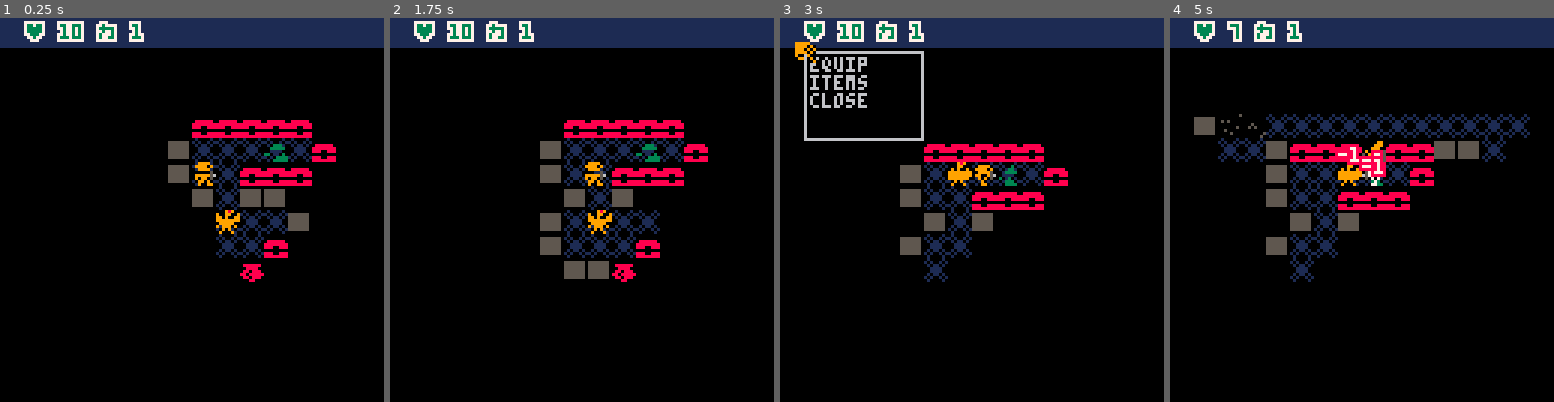
Above: before the commit, frames 1-4 (left to right).
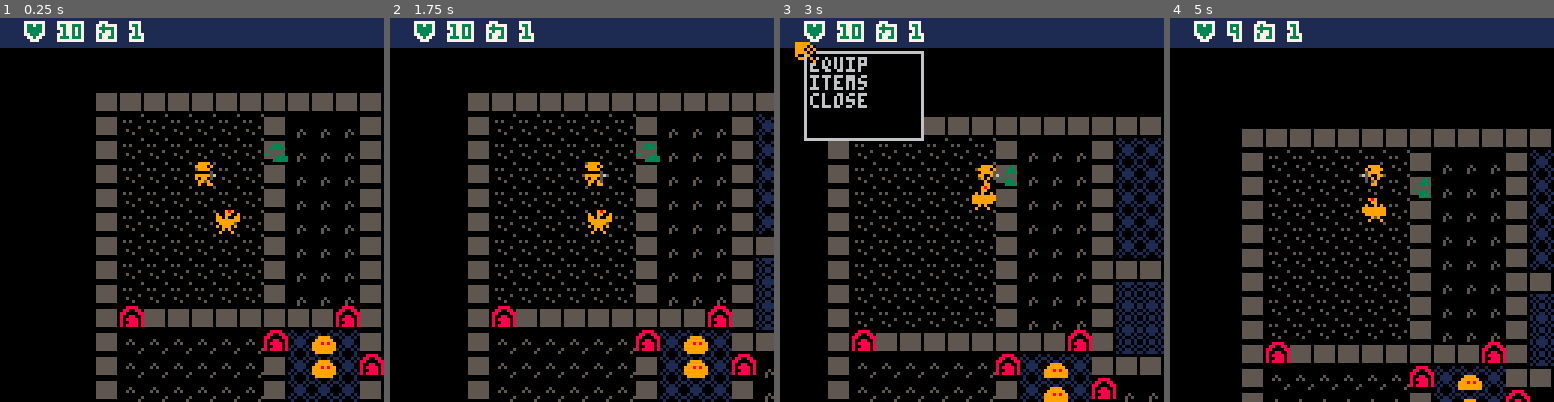
Above: after the commit, the same moments.

Repository: chebastian/picoabyss
Game: PICO-8 cartridge rouge.p8
Same seed, same stepped clock (60 frames per second), same inputs: the game is played once before the commit and once after it.
Inputs:
- Up to frame 1 (0.25 s): no input
- Up to frame 2 (1.75 s): tap X (X key) at 0.33, 1.07 s; tap O (Z key) at 0.7, 1.7 s; hold Right from 1.6 s (still down)
- Up to frame 3 (3 s): tap X (X key) at 1.85, 2.97 s; release Right at 2.1 s; tap O (Z key) at 2.1, 2.5, 2.9 s; hold Up 2.15-2.42 s; hold Right from 2.47 s (still down)
- Up to frame 4 (5 s): release Right at 3.03 s; hold Left 3.08-3.58 s; tap O (Z key) every 0.4 s from 3.3 to 4.9 s; hold Down 3.63-3.97 s; hold Right 4.02-4.68 s; tap X (X key) at 4.08 s; hold Up from 4.73 s (still down)

The runs differ from the first frame. In frame 1, 23% of the frame differs, in the area x 25-100%, y 19-100%; in frame 2, 26%, in the area x 20-100%, y 19-100%; in frame 3, 25%; in frame 4, 26%.

Commit message:
add mapgen

Diff:
--- a/rouge.p8
+++ b/rouge.p8
@@ -26,6 +26,14 @@
 	sfx_door=3
 	initmap()
 	start()
+ genmap()
+end
+
+function genmap()
+ _gen_rct = regen(4,30)
+ _room_idx = 0
+ foreach(_gen_rct,map_rct)
+ map_doors()
 end
 
 function dbg(str)
@@ -478,7 +486,7 @@
   end
  end
 
- blackout()
+-- blackout()
  drw_dmg()
  camera(0,0)
  drw_hud()
@@ -515,7 +523,7 @@
 	 if not line_of_sight(_plyr.pos,p(x,y)) then
   else
    _los[ptoi(p(x,y))]=true
-  	for d in all(dirs) do
+  	for d in all(dir8) do
     _los[ptoi(p(x+d.x,y+d.y))] = true
   	end
   end
@@ -1192,7 +1200,7 @@
  visited[ptoi(_plyr.pos)] = true
 
  local found = {nxt[1]}
- while dpth <= 7 do
+ while dpth <= 2 do
  	dpth+=1
 	 for ite in all(nxt) do
 		 for d in all(dirs) do
@@ -1285,6 +1293,238 @@
 
  return true
 end
+-->8
+-- gen
+
+function go_to_o(lookup,pos,ocp)
+ local cp,cd = min_d_on_map(lookup,pos,ocp)
+ if not cp then
+  return
+ end
+ local path = {p(pos.x+cp.x,pos.y+cp.y)}
+ local nxtp = path[1]
+ while cd > 0 do
+ 	cp,cd = min_d_on_map(lookup,nxtp,ocp)
+ 	local np = p(nxtp.x+cp.x,nxtp.y+cp.y)
+ 	add(path,p(np.x,np.y))
+ 	nxtp = np
+ end
+
+ return path
+end
+
+function min_d_on_map(lookup,pos,ocp)
+-- local lookup = arr_to_tbl(nodes)
+ local mini,mind = -1,999
+ local curd = lookup[ptoi(pos)]
+
+ -- if we are on map our min is our current dist
+ if curd then
+  mind = curd
+ end
+
+ for i=1,#dirs do
+  local nx = pos.x+dirs[i].x
+  local ny = pos.y+dirs[i].y
+
+  local ndist = 999
+  local look_d = lookup[ptoi(p(nx,ny))]
+  -- if lookd_d is on path
+  -- and aint occupied
+  -- and is new low
+  if look_d
+  and ocp[ptoi(p(nx,ny))] == nil
+  and look_d < mind
+  then
+			mini = i
+			mind = look_d
+  end
+ end
+
+ if mini == -1 then
+  return
+ end
+
+ return dirs[mini],mind
+end
+
+function path_between(_a,_b,ocp)
+	local dpth,queue,visited = 0,{},{}
+ visited[ptoi(_a)] = true
+ local nxt = {{po=_a,dst=0}}
+ local found = {{po=_a,dst=0}}
+ local goal_rch = false
+ while not goal_rch do
+ 	dpth+=1
+ 	_dbg[2] = "t:"..dpth
+		 _dbg[4] = "nxt: "..#nxt
+	 for ite in all(nxt) do
+
+		 for d in all(dirs) do
+		 	local nxtp= ite.po
+		  local np = p(nxtp.x+d.x
+		  											,nxtp.y+d.y)
+		  local pi = ptoi(np)
+		  if(chk_solid(np) == false
+					  and ocp[pi] == nil
+					  and visited[pi] == nil)
+		  then
+		   visited[ptoi(np)] = true
+		   add(queue,{po=p(np.x,np.y),dst=dpth})
+		  end
+		 end
+	 end
+
+	 nxt = {}
+	 for q in all(queue) do
+	  add(nxt,
+	  {po=p(q.po.x,q.po.y),
+	   dst=q.dst})
+	  add(found,
+	   {po=p(q.po.x,q.po.y),
+	    dst=q.dst})
+	  if (q.po.x == _b.x
+	  and q.po.y == _b.y) then
+	  	_dbg[5] = "✽ound" .. #found
+	   return found
+	  end
+	 end
+
+	 if #queue == 0 then
+	  _dbg[5] = "not found"
+
+	  return found
+	 end
+
+	 queue = {}
+
+ end
+ return found
+end
+
+-- generate
+
+function add_door(r,hr,existing)
+ local ranx = rnd()
+ local np = {}
+ if not hr then
+     np =
+         p(in_rng(r.x+flr(ranx*r.w),r.x+1,r.x+r.w-1),
+     									r.y+r.h)
+    else
+      np = p(r.x+r.w,
+           in_rng(r.y+flr(ranx*r.h),
+                  r.y+1,r.y+r.h-1))
+    end
+ existing[ptoi(np)] = np
+end
+
+function regen(iter,sz)
+	 reload(0x1000, 0x1000, 0x2000)
+  local w,h = sz,sz
+  local rc = rct(0,0,w,h)
+  local iters = iter
+  local rs = {rc}
+  local cnt = 0
+  _ps = {}
+  while iters > 0 do
+  	local nxt = {}
+   for ir in all(rs) do
+    local hr = iters%2==0
+    local valid = false
+    local retry = 10
+    local nl,nr = {},{}
+    while(not valid) do
+	    nl,nr = spl_rct(ir,hr)
+	    if not hr then
+	     local a,b = p(nl.x,nl.y+nl.h),
+	                 p(nl.x+nl.w,nl.y+nl.h)
+	     valid = _ps[ptoi(a)] == nil and _ps[ptoi(b)] == nil
+	    else
+	      local a,b = p(nl.x+nl.w,nl.y),
+	                 p(nl.x+nl.w,nl.y+nl.h)
+	     valid = _ps[ptoi(a)] == nil and _ps[ptoi(b)] == nil
+	    end
+	    retry -= 1
+	    if retry < 0 then
+	     break
+	    end
+    end
+    cnt += 1
+    add_door(nl,hr,_ps)
+    add(nxt,nl)
+    add(nxt,nr)
+   end
+
+   rs = {}
+   for n in all(nxt) do
+   	add(rs,n)
+   end
+   iters-=1
+  end
+
+  return rs
+end
+
+-- utils
+
+function in_rng(n,_min,_max)
+ return min(_max,max(_min,n))
+end
+
+-- rect
+
+function rct(x,y,w,h)
+ return {x=x,y=y,w=w,h=h}
+end
+
+function spl_rct(r,hor)
+	local x,y,w,h = r.x,r.y,r.w,r.h
+
+ local sp = in_rng(rnd(),.34,.66)
+ local nw,nh = flr(w*sp),
+ 														flr(h*sp)
+ if hor then
+  return rct(x,y,nw,h),
+  							rct(x+nw,y,w-nw,h)
+ else
+  return rct(x,y,w,nh),
+  							rct(x,y+nh,
+  							w,h-nh)
+ end
+end
+
+-- map things to tilemap
+function map_rct(r)
+ local x,y,w,h = r.x,r.y,r.w,r.h
+ local idx = 1
+ local flrid = 2+_room_idx
+ for i=0,w,1 do
+  mset(x+i,y,idx)
+  mset(x+i,y+h,idx)
+ end
+
+ for i=0,h,1 do
+  mset(x,y+i,idx)
+  mset(x+w,y+i,idx)
+  if i != 0 and i != h then
+	  for mx=1,w-1,1 do
+	  	mset(x+mx,y+i,flrid)
+	  end
+  end
+
+ end
+
+ _room_idx+=1
+ _room_idx%=5
+end
+
+function map_doors()
+ for k,v in pairs(_ps) do
+  mset(v.x,v.y,9)
+ end
+end
+
 -->8
 -- █ todo
 
